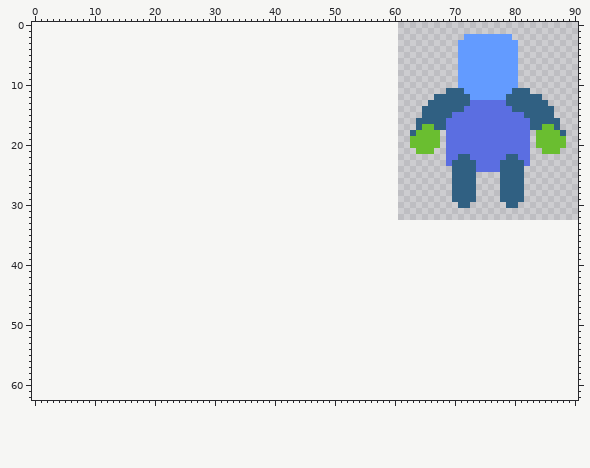
Sprite sheet -- public/assets/atlas.png. Above, as it was before the edit.
The file is 30x33 pixels. The old version is drawn lined up with the new one, on the new canvas.
After the commit:
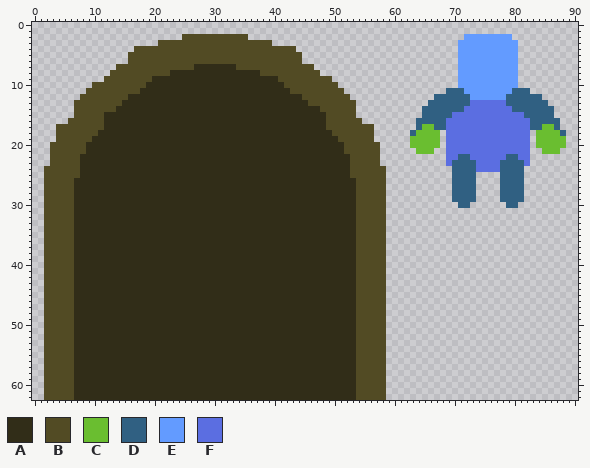
Palette (. is transparent): A #312d18  B #524b24  C #6abe30  D #306082  E #639bff  F #5b6ee1
Change:
canvas 30x33 -> 91x63, the old top-left corner now at 61,0
There is now colour A in row 7 at x 27 to 33; in row 8 at x 23 to 37; in row 9 at x 20 to 40; in row 10 at x 19 to 41; in row 11 at x 18 to 42; in row 12 at x 16 to 44.
There is now colour A in row 13 at x 15 to 45; in row 14 at x 14 to 47; in rows 15 to 17 at x 12 to 48; in row 18 at x 11 to 49; in row 19 at x 10 to 50; in rows 20 to 21 at x 9 to 51.
There is now colour A in rows 22 to 25 at x 8 to 52; in rows 26 to 62 at x 7 to 53.
There is now colour B in row 2 at x 25 to 35; in row 3 at x 21 to 39; in row 4 at x 17 to 43; in rows 5 to 6 at x 16 to 44; in row 7 at x 14 to 26 and 34 to 46; in row 8 at x 13 to 22 and 38 to 47.
There is now colour B in row 9 at x 12 to 19 and 41 to 49; in row 10 at x 10 to 18 and 42 to 50; in row 11 at x 9 to 17 and 43 to 51; in row 12 at x 8 to 15 and 45 to 52; in row 13 at x 7 to 14 and 46 to 53; in row 14 at x 7 to 13 and 48 to 53.
There is now colour B in row 15 at x 7 to 11 and 49 to 53; in row 16 at x 6 to 11 and 49 to 54; in row 17 at x 4 to 11 and 49 to 56; in row 18 at x 4 to 10 and 50 to 56; in row 19 at x 4 to 9 and 51 to 56; in rows 20 to 21 at x 3 to 8 and 52 to 57.
There is now colour B in rows 22 to 23 at x 3 to 7 and 53 to 57; in rows 24 to 25 at x 2 to 7 and 53 to 58; in rows 26 to 62 at x 2 to 6 and 54 to 58.
Where, in picture pixels (left, top, right, bottom), the same in both pictures:
added: (44, 34, 386, 400)
